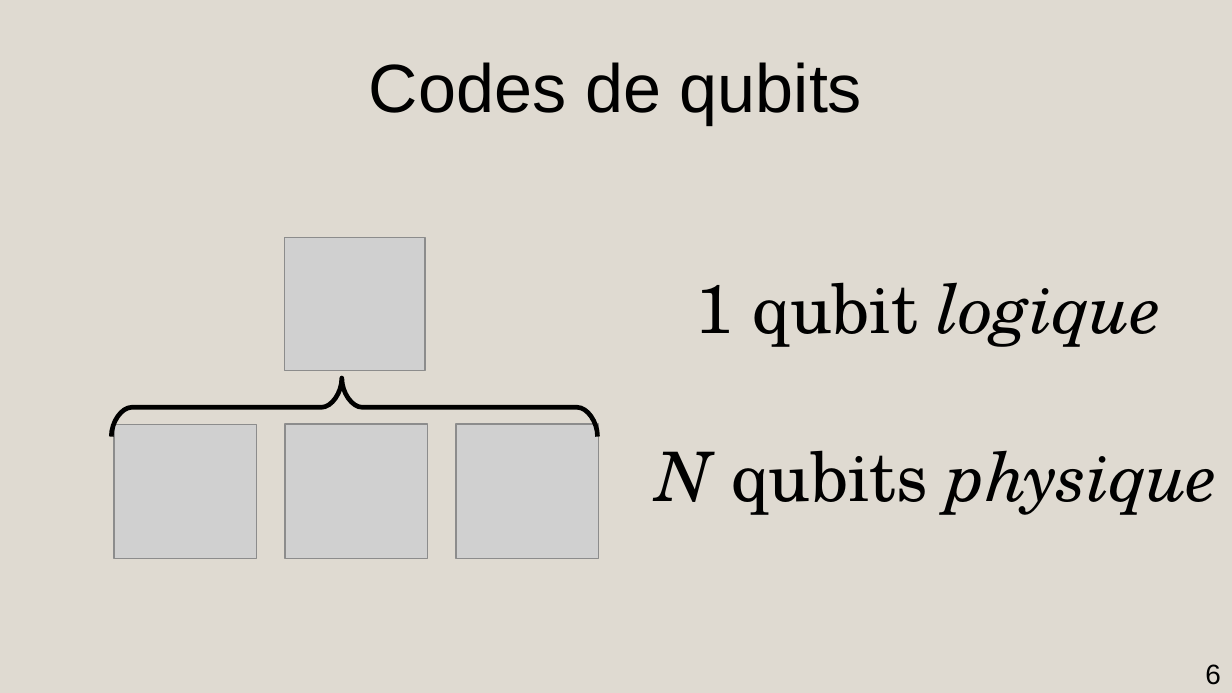
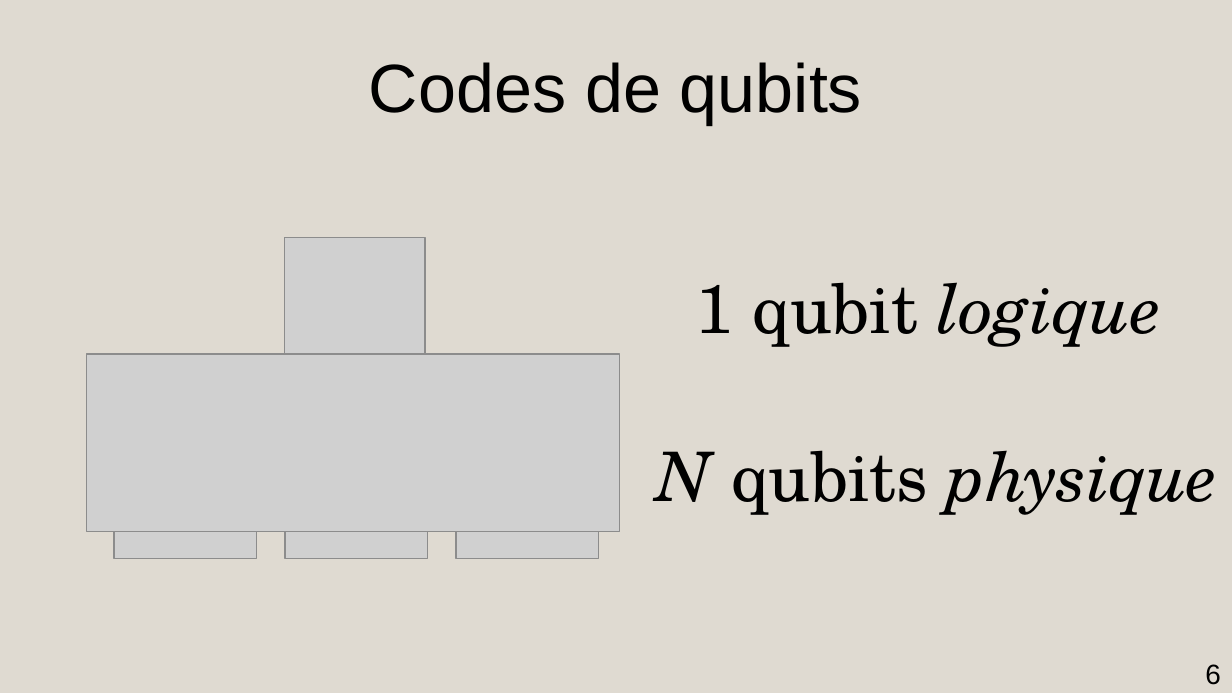
Before and after one commit to AmdaU/presentations, a slide deck: slide 6 of Seminaire/Seminaire.odp. Drawn at 1232x693 pixels with LibreOffice and Linux fonts; fonts in the diff are those of the drawing; grey boxes stand for pictures. Boxes give left, top, right and bottom in pixels: in the first picture for what was removed or moved away, otherwise in the second. Text is boxed around its words. In the diff, an @@ line names an element or a change of style, - is before the commit and + after.

```diff
--- a/Seminaire/Seminaire.odp
+++ b/Seminaire/Seminaire.odp
@@ picture added at (x1=86, y1=354, x2=619, y2=532) @@
@@ freeform shape removed at (x1=111, y1=378, x2=598, y2=437) @@
```
Also in this commit, not shown: 3 other slides changed, 1 slide added, 8 other files.
